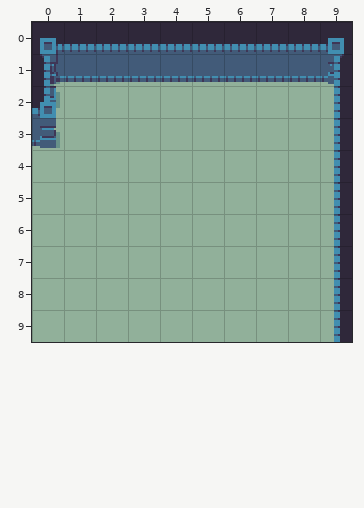
Level history. Tiled map: Content/Map1.tmx. The picture above is the old version.
Cells are 16x16 px. Shown: x 0..9, y 0..9.
Now the later version:
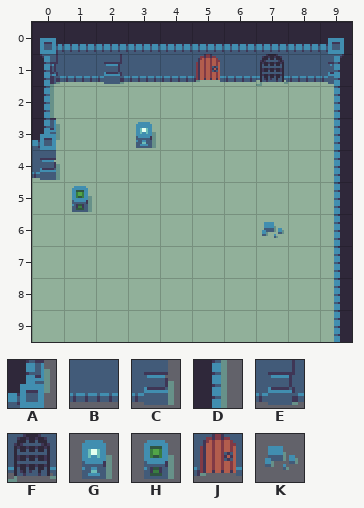
Key: from "Dungeon": A 28, B 30, C 81; from "dungeon_sheet": D 53, E 128, F 148, G 154, H 161, J 172, K 184.
_ is an empty cell, . an unchanged one.
The exact change:
--- layer "Layer2"
@@ x 0..7 @@
- 1 ..B..B.B
- 2 A.......
- 3 C.._....
- 4 _.......
- 5 ._......
- 6 ......._
+ 1 ..E..J.F
+ 2 D.......
+ 3 A..G....
+ 4 C.......
+ 5 .H......
+ 6 .......K
Pixel boxes of the changes (left, top, right, bottom) in both pictures:
changed: (104, 54, 124, 84)
changed: (196, 54, 220, 82)
changed: (256, 54, 288, 86)
changed: (32, 86, 92, 212)
added: (136, 122, 156, 148)
added: (262, 222, 284, 238)
